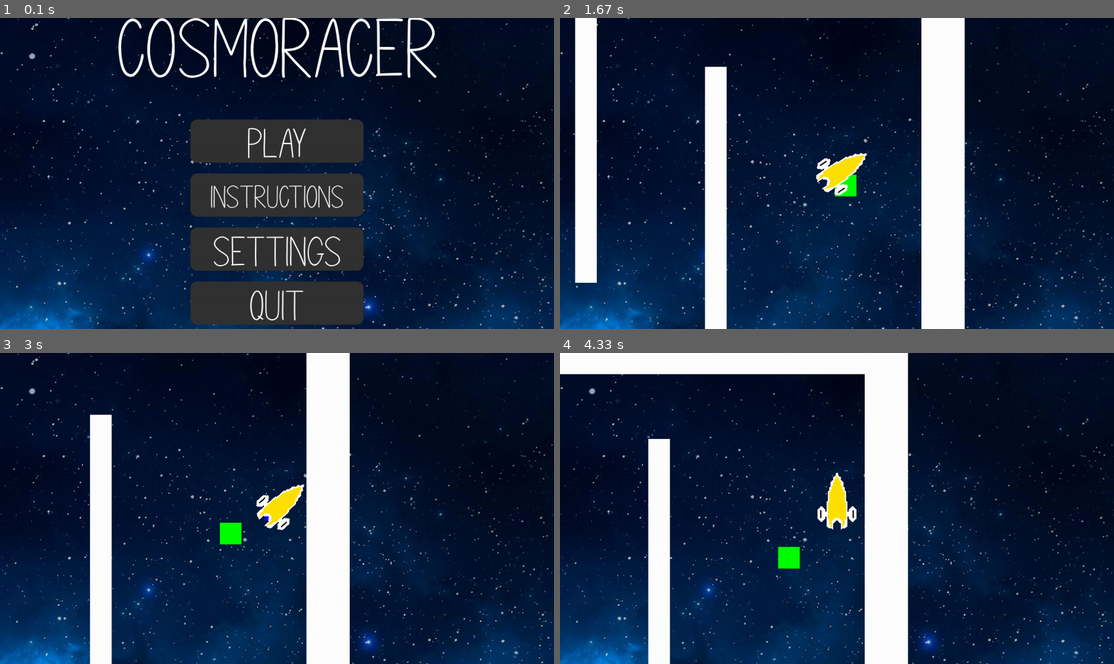
Above: before the commit, frames 1-4 (two rows, left to right).
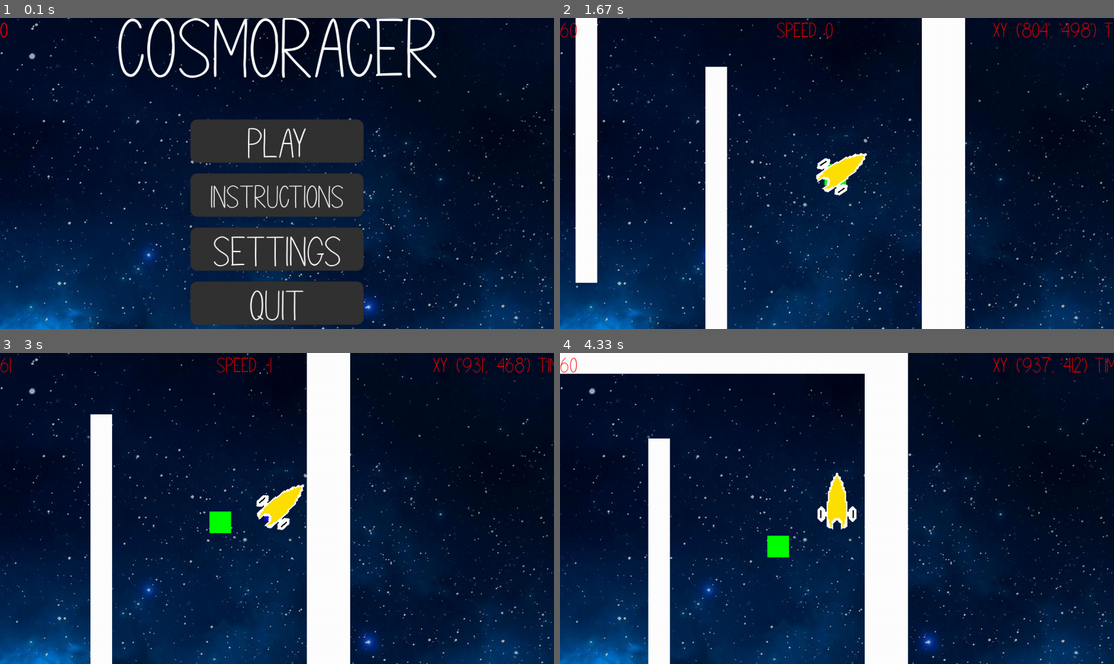
Above: after the commit, the same moments.

Repository: williamjamesj/pygame-project-williamjamesj
Game: pygame game, started from main.py
Two runs of this game, one before a commit and one after it. Both use one fixed random seed, a clock stepped at 60 frames per second and the inputs below.
Inputs (mouse positions are in pixels of both pictures, inside the frame that each line leads up to):
- Up to frame 1 (0.1 s): no input
- Up to frame 2 (1.67 s): click (837, 142) at 0.38 s; click (792, 129) at 0.72 s; hold Right 1-1.47 s; move the mouse to (1014, 164) at 1.03 s; hold Up from 1.5 s (still down)
- Up to frame 3 (3 s): release Up at 1.8 s; hold Right 1.83-2.3 s; hold Left 2.33-2.87 s; hold Down from 2.9 s (still down)
- Up to frame 4 (4.33 s): release Down at 3.2 s; hold Left 3.23-3.63 s; hold Up 3.67-4.03 s; hold Down from 4.07 s (still down)

The runs differ from the first frame. In frame 1, less than 0.1% of the frame differs, in the area x 0-2%, y 1-7%; in frame 2, 1.7%, in the area x 0-100%, y 0-100%; in frame 3, 1.5%; in frame 4, 1.0%.

Commit message:
added level end screen and coins calculation

Diff:
--- a/buttons.py
+++ b/buttons.py
@@ -3,13 +3,13 @@
 import globalvariables as globals
 class Button():
     # Draws a button with the given width and height, at a position offset from the center of the screen, which allows for the change of resolutions
-    def __init__(self,width,height,position,surface,text,size):
+    def __init__(self,width,height,position,surface,text,size,buttoncolour=(50,50,50),textcolour=(255,255,255)):
         x,y = position
         self.rectangle = pygame.Rect(0,0,width,height)
         self.rectangle.center = (globals.dimensions[0]/2+x,globals.dimensions[1]/2+y)
-        pygame.draw.rect(surface, (50,50,50), self.rectangle, border_radius = 15)
+        pygame.draw.rect(surface, buttoncolour, self.rectangle, border_radius = 15)
         font = pygame.font.Font('resources/fonts/Nougat.ttf', size)
-        textobject = font.render(text, True, (255,255,255))
+        textobject = font.render(text, True, textcolour)
         # Draws the text in the center of the rectangle, whilst offsetting the text by the width of the text, so that it remains centered, instead of being offset to the bottom right.
         textw = self.rectangle.centerx - textobject.get_width()/2
         texth = self.rectangle.centery - textobject.get_height()/2
--- a/gameplay.py
+++ b/gameplay.py
@@ -6,6 +6,8 @@
 from obstacle import Barrier
 from levels import playLevel
 def playGame(level):
+    globals.leveltimer = pygame.time.Clock()
+    globals.leveltime = 0
     globals.playerorigin = globals.dimensions[0]/2,globals.dimensions[1]/2
     globals.allobjects = pygame.sprite.Group()
     globals.allnonplayers = pygame.sprite.Group()
@@ -28,12 +30,18 @@
         font = pygame.font.Font('resources/fonts/Nougat.ttf', 50)
         textobject = font.render(f"Speed: {str(math.ceil(globals.playerspaceship.speed))}", True, (255,0,0))
         globals.screen.blit(textobject, (500,0))
-        textobject = font.render(f"XY: {str(math.ceil(globals.playerspaceship.percievedx)),str(math.ceil(globals.playerspaceship.percievedy))}", True, (255,0,0))
+        textobject = font.render(f"XY: {str(math.ceil(globals.playerspaceship.percievedx)),str(math.ceil(globals.playerspaceship.percievedy))} Timer: {math.floor(globals.leveltime/1000)}", True, (255,0,0))
         globals.screen.blit(textobject, (1000,0))
+    if pygame.sprite.collide_mask(globals.playerspaceship,globals.wincondition) is not None:
+        globals.coinsgained = globals.level*1000-math.floor(globals.leveltime)/100
+        if globals.coinsgained<100:
+            globals.coinsgained = 100
+        globals.gamestage = "levelover"
     for i in globals.allnonplayers:
         if pygame.sprite.collide_mask(globals.playerspaceship,i) is not None:
             globals.playerspaceship.percievedx = globals.spawnPointLocation[0]
             globals.playerspaceship.percievedy = globals.spawnPointLocation[1]
             globals.playerspaceship.speed = 0
             globals.playerspaceship.direction = 0
+            globals.leveltime = 0
     return
--- a/globalvariables.py
+++ b/globalvariables.py
@@ -1,4 +1,4 @@
-# Variables imported from this file can be accessed in any other file that calls it, specifically helpful for the game loop
+# Variables imported from this file can be accessed in any other file that calls it, specifically helpful for the game loop.
 running = True # When this becomes false, the game will close
 gamestage = "menu" # The stage that the game is in
 buttonArray = []
@@ -10,7 +10,7 @@
 levelobstacles = None
 playerspaceship = None
 allobjects = None
-debug = False # Gives features like fps counter,
+debug = True # Gives helpful features like fps counter, useful for debugging, not for the end-user to see.
 allnonplayers = False
 lang = None
 languagesdict = None
@@ -18,3 +18,9 @@
 wincondition = None
 spawnPoint = None
 spawnPointLocation = None
+unlockedlevel = 1
+leveltimer = None # The clock object that times each level.
+leveltime = 0 # The number of milliseconds elapsed since the start of the level. Reset if the player respawns.
+coins = 0
+leveloverbackbutton = None
+coinsgained = 0
--- a/main.py
+++ b/main.py
@@ -1,6 +1,6 @@
 import pygame
 from pygame.locals import *
-from menu import checkingSettings, displayMenu, checkingMenu, displaySettings, levelSelector, checkingLevel, displayInstructions, checkingInstructions
+from menu import checkingLevelOver, checkingSettings, displayLevelOver, displayMenu, checkingMenu, displaySettings, levelSelector, checkingLevel, displayInstructions, checkingInstructions
 import globalvariables as globals
 from gameplay import updatePlayer
 import os, sys
@@ -24,6 +24,7 @@
 levelrendered = False
 instructionsrendered = False
 settingsrendered = False
+levelOverRendered = False
 globals.backgroundpicture = pygame.image.load("resources/background.jpg")
 while globals.running: # The main loop can be stopped from any file
     '''Main Loop - Always running, until the game stops.'''
@@ -39,12 +40,16 @@
             checkingInstructions(pygame.mouse.get_pos())
         elif (globals.gamestage == "settings" and event.type == MOUSEBUTTONDOWN):
             checkingSettings(pygame.mouse.get_pos())
+        elif (globals.gamestage == "levelover" and event.type == MOUSEBUTTONDOWN):
+            checkingLevelOver(pygame.mouse.get_pos())
     if globals.gamestage == "game": # Loops while the player is playing the game, at the top of the elif list because it is the most performance hungry.
         updatePlayer(pygame.key.get_pressed())
         globals.allobjects.draw(globals.screen)
         globals.allnonplayers.draw(globals.screen)
         menurendered = True
         levelrendered = False
+        globals.leveltimer.tick()
+        globals.leveltime += globals.leveltimer.get_time()
     elif globals.gamestage =="menu" and not menurendered: # Loops while the player is in menu.
         displayMenu()
         menurendered = True # Means that the menu will only be drawn once so that the performance isn't being impeded by redrawing the background.
@@ -53,6 +58,7 @@
     elif globals.gamestage == "levelselect" and not levelrendered:
         levelSelector()
         levelrendered = True
+        levelOverRendered = False
     elif globals.gamestage == "instructions" and not instructionsrendered:
         displayInstructions()
         levelrendered = True
@@ -61,6 +67,12 @@
         displaySettings()
         levelrendered = True
         menurendered = False
+    elif globals.gamestage == "levelover" and not levelOverRendered:
+        displayLevelOver()
+        levelOverRendered = True
+        menurendered = False
+        levelrendered = False
+        instructionsrendered = False
     else:
         if not globals.gamestage == "menu":
             menurendered = False
--- a/menu.py
+++ b/menu.py
@@ -1,3 +1,4 @@
+import math
 import pygame
 from pygame.locals import *
 import buttons
@@ -34,6 +35,11 @@
 def displaySettings():
     globals.screen.blit(globals.backgroundpicture, (0,0))
     globals.settingsbuttons.append(buttons.Button(300,100,[0,globals.dimensions[1]/2-100],globals.screen, globals.languagesdict["back"],100))
+def displayLevelOver():
+    globals.screen.blit(globals.backgroundpicture, (0,0))
+    buttons.Button(600,100,[0,-100],globals.screen, f"{globals.languagesdict['time']}: {math.floor(globals.leveltime/1000)} {globals.languagesdict['seconds']}",100,(255,255,255),(0,0,0))
+    buttons.Button(600,100,[0,100],globals.screen, f"{globals.languagesdict['coinsgained']}: {math.floor(globals.coinsgained)}",100,(255,255,255),(0,0,0))
+    globals.leveloverbackbutton = buttons.Button(300,100,[0,globals.dimensions[1]/2-100],globals.screen, globals.languagesdict["back"],100)
 def checkingMenu(position):
     if (globals.buttonArray[0].interacts(position)):
         globals.gamestage = "levelselect"
@@ -65,3 +71,8 @@
         globals.gamestage = "menu"
         globals.buttonArray = []
     return
+def checkingLevelOver(position):
+    if (globals.leveloverbackbutton.interacts(position)):
+        globals.gamestage = "levelselect"
+        globals.buttonArray = []
+    return
--- a/obstacle.py
+++ b/obstacle.py
@@ -31,3 +31,8 @@
         self.x, self.y = coords
         super().__init__(self.x,self.y,width,height)
         self.colour = (0,255,0)
+        self.rect.centerx, self.rect.centery = coords
+    def update(self):
+        self.rect.centerx = self.x-globals.playerspaceship.percievedx
+        self.rect.centery = self.y-globals.playerspaceship.percievedy # The platform moves, the player stays stationary, so that the screen can scroll
+        self.image.fill(self.colour)
Not shown, changed: resources/localisation/english
